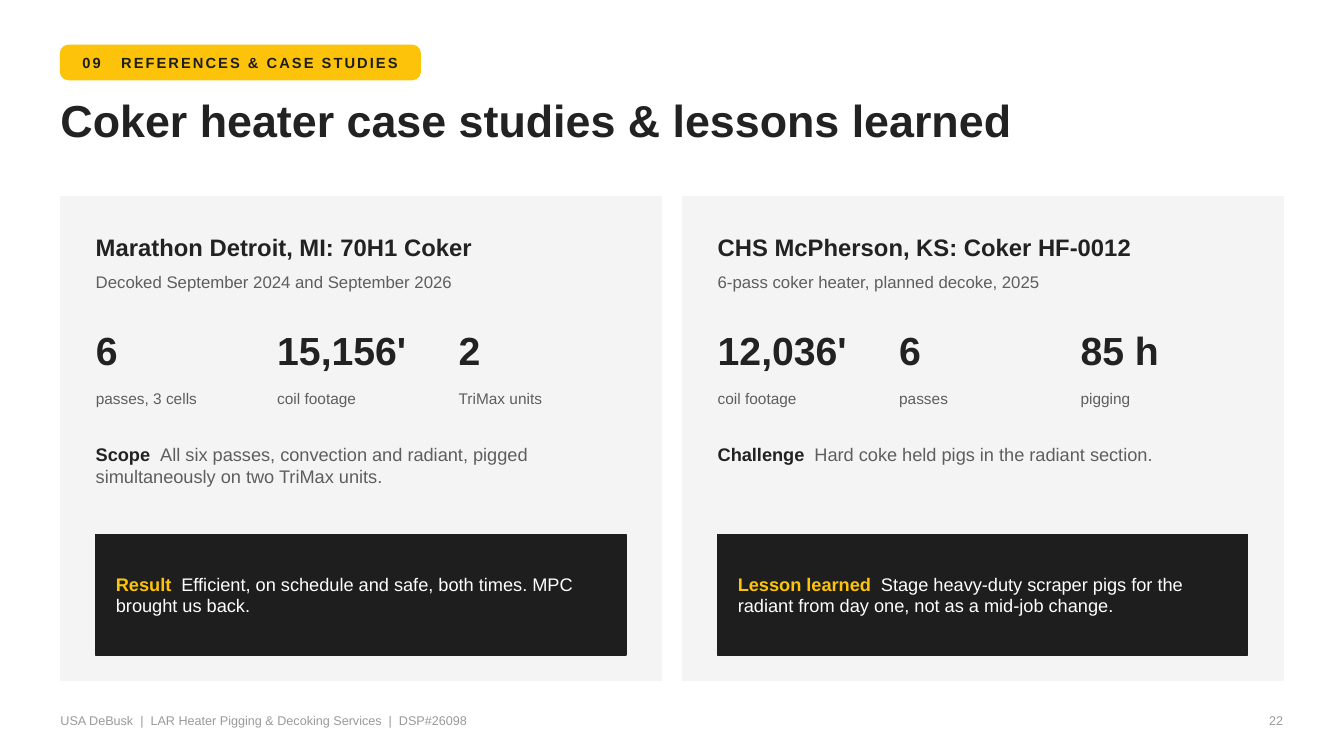
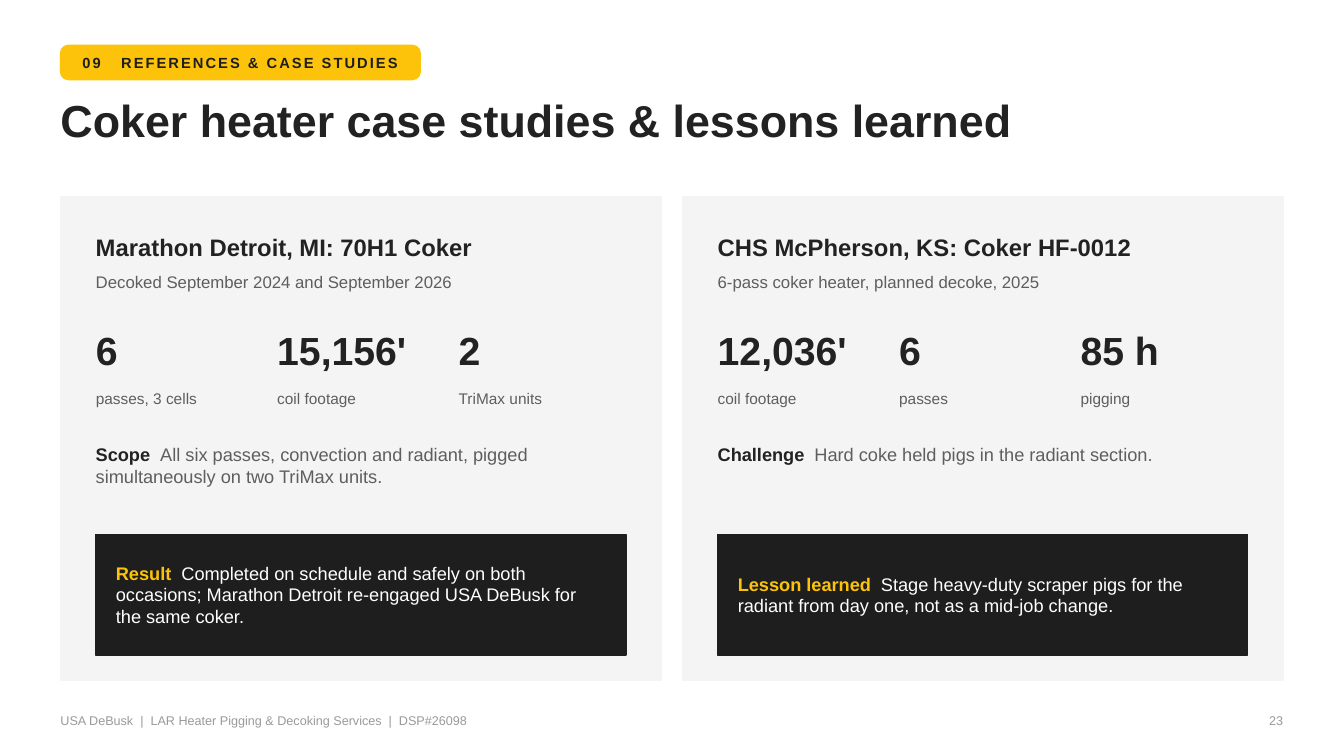
Before and after one commit to TheSkinz/obsidian-work, a slide deck: slide 23 of 02-facilities/Marathon/Carson-CA/DSP26098-technical-presentation/LAR_Technical_Proposal_Presentation.pptx (slide 22 before the commit). Drawn at 1344x756 pixels with LibreOffice and Linux fonts; fonts in the diff are those of the drawing. Boxes give left, top, right and bottom in pixels: in the first picture for what was removed or moved away, otherwise in the second. Text is boxed around its words. In the diff, an @@ line names an element or a change of style, - is before the commit and + after.

```diff
--- a/02-facilities/Marathon/Carson-CA/DSP26098-technical-presentation/LAR_Technical_Proposal_Presentation.pptx
+++ b/02-facilities/Marathon/Carson-CA/DSP26098-technical-presentation/LAR_Technical_Proposal_Presentation.pptx
@@ text at (116,566,576,623): text changed @@
-Result Efficient, on schedule and safe, both times. MPC brought us back.
+Result Completed on schedule and safely on both occasions; Marathon Detroit re-engaged USA DeBusk for the same coker.
```
Also in this commit, not shown: 11 other slides changed, 1 slide added, 5 other files.
